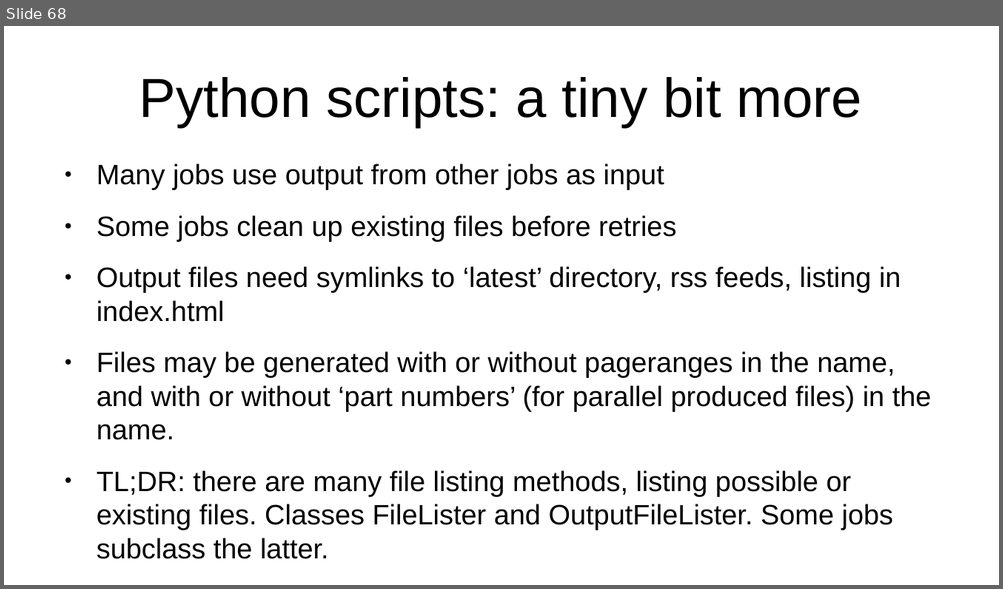
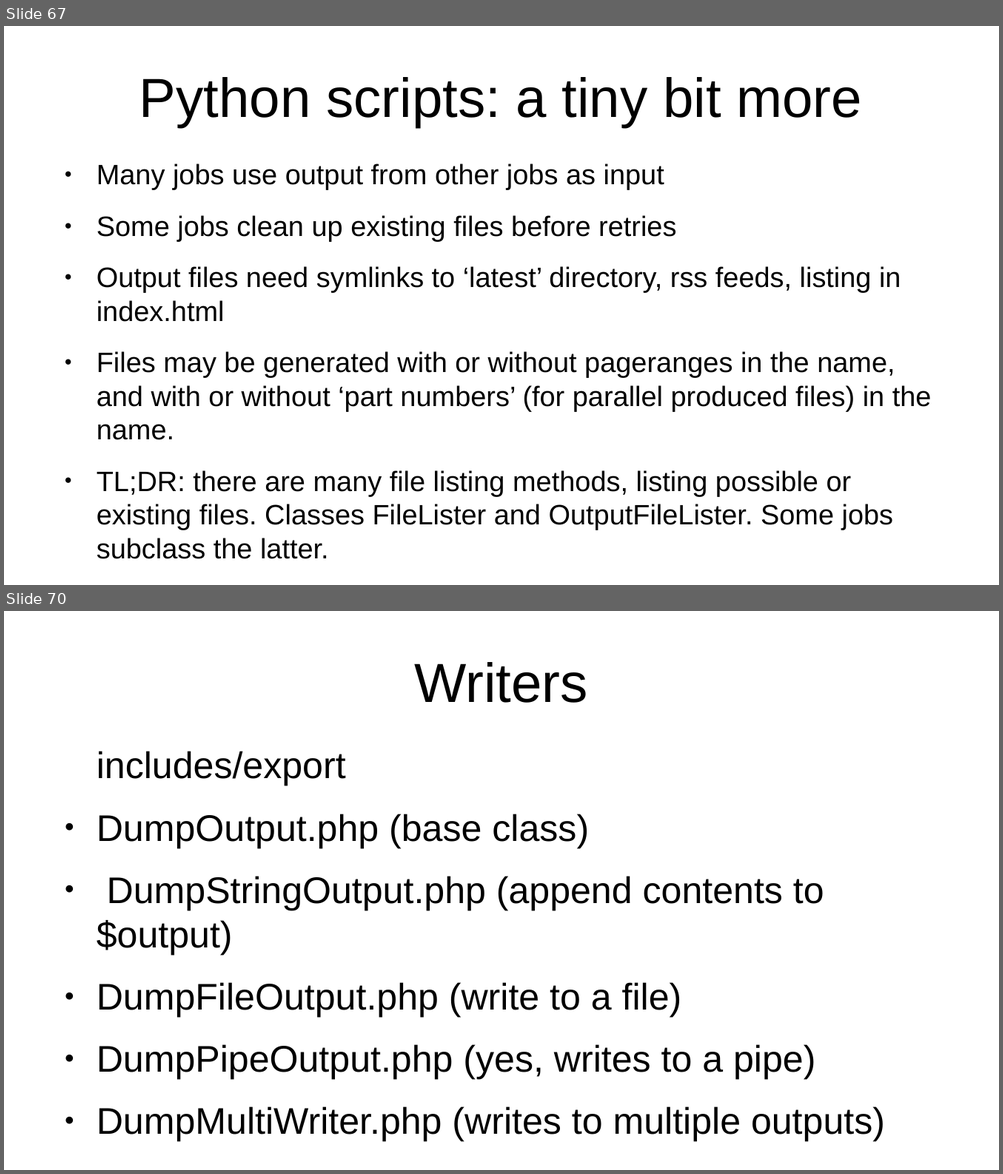
Before and after one commit to apergos/wikitalks, a slide deck: dumps-9-years-compressed.odp. Shown one above the other, each under a label of ours: slide 68 before the commit, slides 67 and 70 after it; the slides between them are not shown. The pictures are 1003x589 and 1003x1174 pixels, drawn with LibreOffice and Linux fonts; fonts in the diff are those of the drawing. Boxes give left, top, right and bottom in pixels: in the first picture for what was removed or moved away, otherwise in the second. Text is boxed around its words. In the diff, an @@ line names an element or a change of style, - is before the commit and + after.

```diff
--- a/dumps-9-years-compressed.odp
+++ b/dumps-9-years-compressed.odp
@@ slide 70 added at (x1=4, y1=611, x2=999, y2=1170), background #FFFFFF @@
@@ title added at (x1=415, y1=662, x2=588, y2=703), 44 pt, text #000000 @@
+Writers
@@ text added at (x1=96, y1=751, x2=885, y2=1142), 29.6 pt, text #000000 @@
+includes/export
+● DumpOutput.php (base class)
+● DumpStringOutput.php (append contents to $output)
+● DumpFileOutput.php (write to a file)
+● DumpPipeOutput.php (yes, writes to a pipe)
+● DumpMultiWriter.php (writes to multiple outputs)
@@ what was slide 68 is now slide 67 @@
```
Also in this commit, not shown: 8 other slides added.
